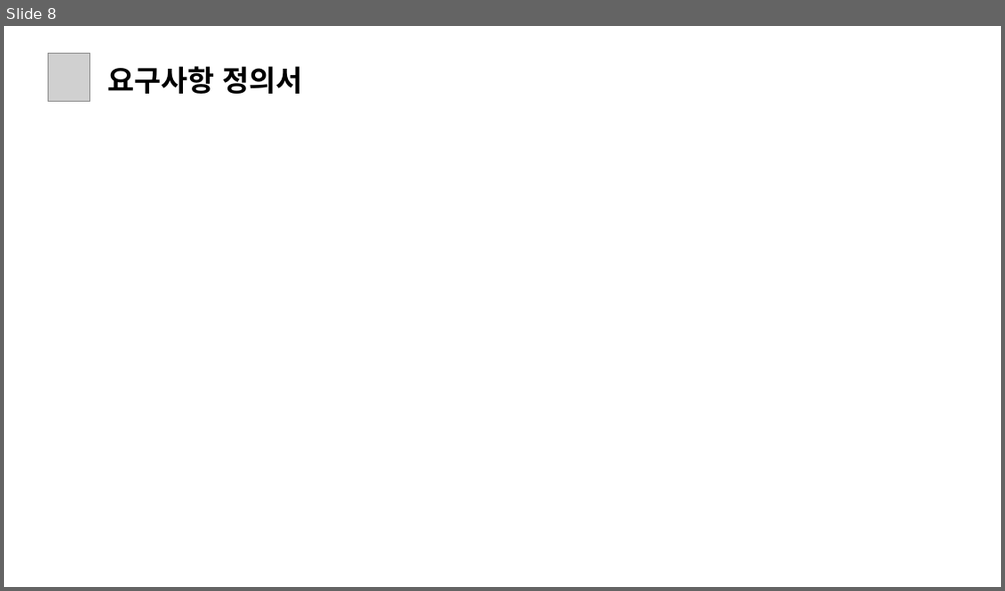
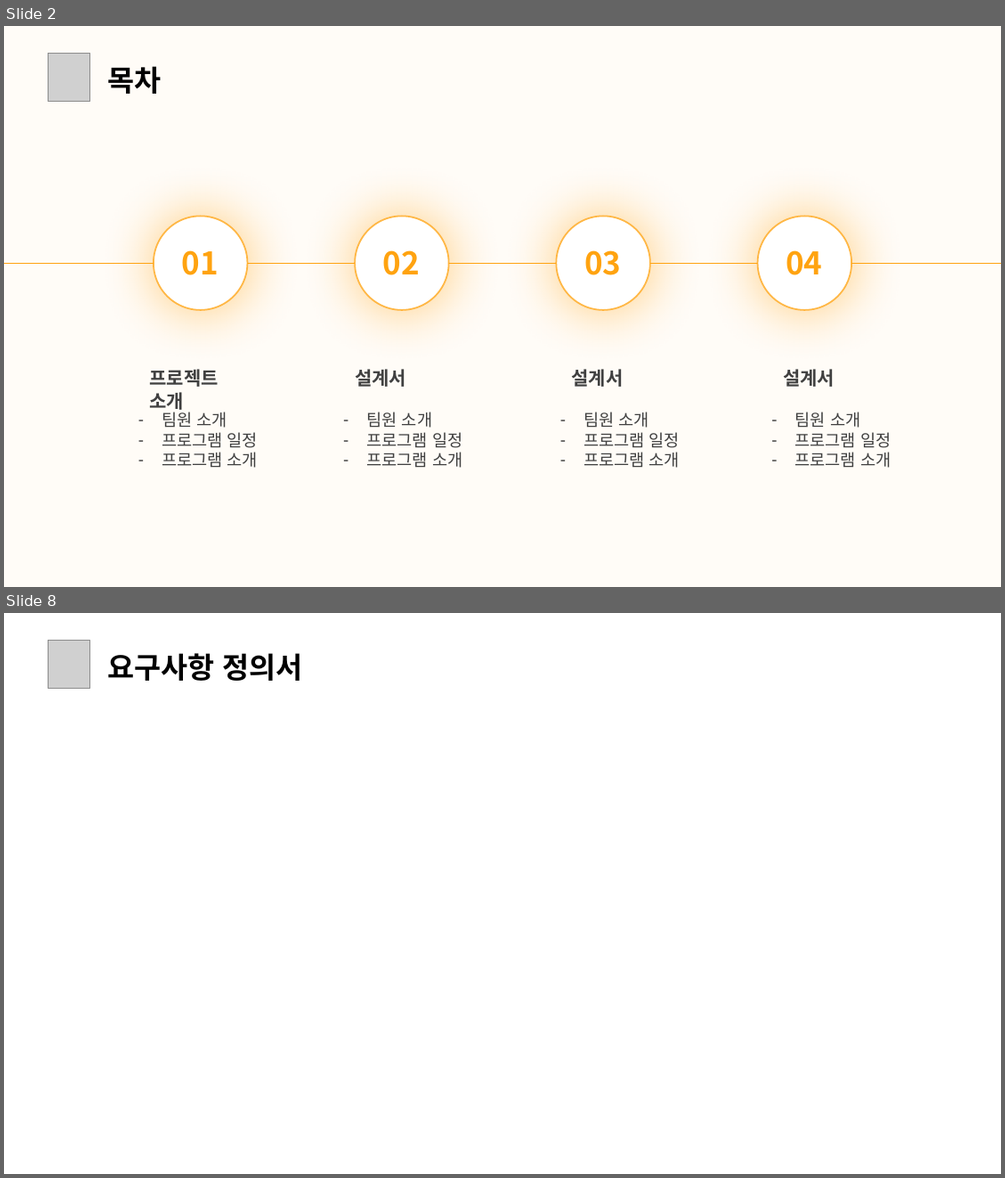
Before and after one commit to daseullll/HappyHouse, a slide deck: happyhouse_광주4반.pptx. Shown one above the other, each under a label of ours: slide 8 before the commit, slides 2 and 8 after it; the slides between them are not shown. The pictures are 1005x591 and 1005x1178 pixels, drawn with LibreOffice and Linux fonts; fonts in the diff are those of the drawing; grey boxes stand for pictures. Boxes give left, top, right and bottom in pixels: in the first picture for what was removed or moved away, otherwise in the second. Text is boxed around its words. In the diff, an @@ line names an element or a change of style, - is before the commit and + after.

```diff
--- a/happyhouse_광주4반.pptx
+++ b/happyhouse_광주4반.pptx
@@ slide 2 added at box(4, 26, 1001, 587), background #FFFCF7 @@
@@ picture added at box(48, 53, 89, 101) @@
@@ text added at box(107, 66, 161, 94), 28 pt, text #000000, bold @@
+목차
@@ line added from (4, 263) to (1001, 263), #FFA310 1 pt @@
@@ group added at box(154, 216, 852, 310): 4 ellipses, 4 texts @@
+01
+02
+03
+04
@@ text added at box(150, 369, 218, 412), 18 pt, text #404040, bold @@
+프로젝트 소개
@@ text added at box(355, 369, 406, 386), 18 pt, text #404040, bold @@
+설계서
@@ text added at box(572, 369, 623, 386), 18 pt, text #404040, bold @@
+설계서
@@ text added at box(783, 369, 834, 386), 18 pt, text #404040, bold @@
+설계서
@@ text added at box(162, 409, 258, 467), 16 pt, text #404040 @@
+– 팀원 소개
+– 프로그램 일정
+– 프로그램 소개
@@ text added at box(366, 411, 462, 467), 16 pt, text #404040 @@
+– 팀원 소개
+– 프로그램 일정
+– 프로그램 소개
@@ text added at box(583, 411, 680, 467), 16 pt, text #404040 @@
+– 팀원 소개
+– 프로그램 일정
+– 프로그램 소개
@@ text added at box(795, 411, 890, 467), 16 pt, text #404040 @@
+– 팀원 소개
+– 프로그램 일정
+– 프로그램 소개
```
Also in this commit, not shown: 9 slides changed, 6 other slides added, 4 slides removed, 8 other files.
